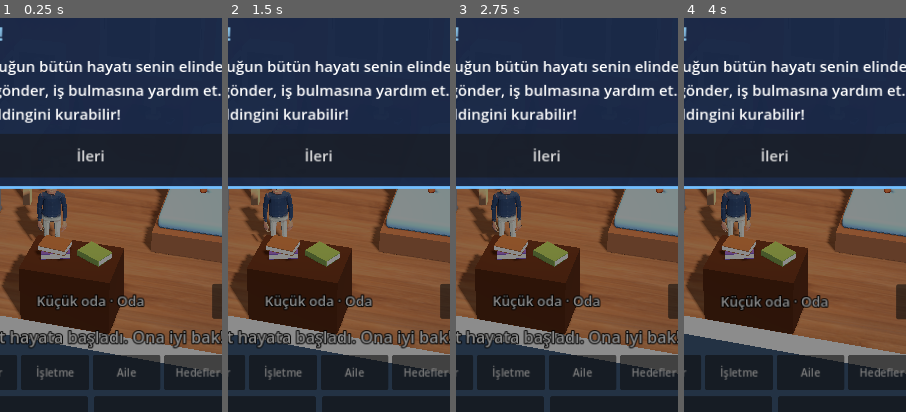
Above: before the commit, frames 1-4 (left to right).
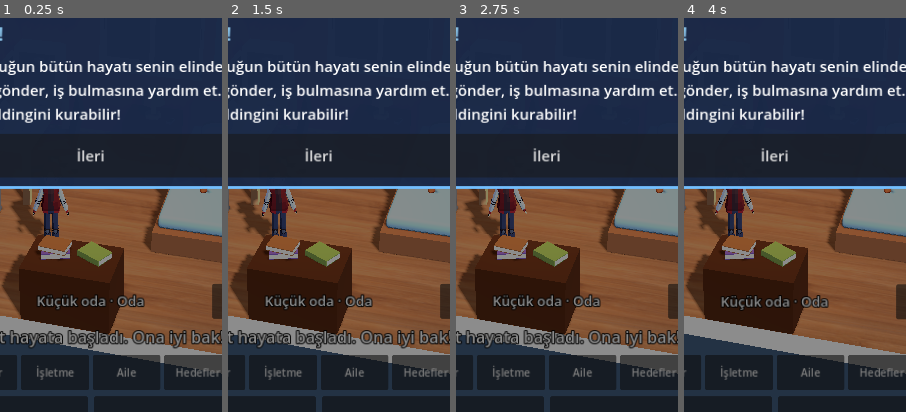
Above: after the commit, the same moments.

Repository: ismetcabbar9-oss/Dilenci
Game: Godot game, scene res://scenes/main.tscn
The game is run twice, just before and just after one commit, with the same random seed, the same clock (stepped at 60 frames per second) and the same inputs.
Inputs:
- Up to frame 1 (0.25 s): no input
- Up to frame 2 (1.5 s): click "Oyna" at 0.5 s; click "Oyna" at 1.25 s
- Up to frame 3 (2.75 s): click "II" at 2 s
- Up to frame 4 (4 s): click "1x" at 2.75 s; click "3x" at 3.5 s
The pictures show only the part of the screen within x 30-80%, y 38-88%; the shares and areas given below are measured in that part.

The runs differ from the first frame. In frame 1, 1.6% of the frame differs, in the area x 4-32%, y 43-57%; in frame 2, 1.7%; in frame 3, 1.8%, in the area x 3-32%, y 43-57%; in frame 4, 1.7%.

Commit message:
Görsellik: çocuk modelleri (12 yaşa kadar, kollar T-pozundan indirildi), okul ve işyeri sahneleri (karakter gidip döner), lüks varlıkların sergilendiği bahçe (araba, tekne, yazlık, yat, jet, ada), kısa aralarda dönüş kartı gösterilmez, krediler
Co-Authored-By: Claude Opus 5.5 <noreply@anthropic.com>
Claude-Session: https://claude.ai/code/session_01Njhua5HdieXmhM4secDQqv

Diff:
--- a/scripts/character.gd
+++ b/scripts/character.gd
@@ -8,7 +8,10 @@
 const MODELS := {
 	"male": "res://assets/models/characters/man.glb",
 	"female": "res://assets/models/characters/woman.glb",
+	"kid_male": "res://assets/models/kids/kid_boy.glb",
+	"kid_female": "res://assets/models/kids/kid_girl.glb",
 }
+const KID_MODEL_MAX_AGE := 12.0  # Bu yaşa kadar çocuk modeli
 const ADULT_HEIGHT := 1.75
 
 ## true: oyuncunun karakteri (GameState'i izler). false: aile üyesi (setup ile ayarlanır).
@@ -29,6 +32,7 @@
 var _head_scale := 1.0
 var _leg_scale := 1.0
 var _leg_bones: Array[int] = []
+var _arm_bones: Array[int] = []   # T-pozundaki çocuk modellerinin kolları indirilir
 var _hip_height := 0.9
 var _idle_anim := ""
 var _walk_anim := ""
@@ -63,8 +67,9 @@
 	if follow_player:
 		age_years = GameState.get_age_years()
 		gender = GameState.person.get("gender", "male")
-	if gender != _model_gender:
-		_load_model()
+	var model_key := ("kid_" + gender) if age_years < KID_MODEL_MAX_AGE else gender
+	if model_key != _model_gender:
+		_load_model(model_key)
 	var age := age_years
 	# Boy: 6 yaşta ~%60, 18 yaşta %100
 	_target_scale = clampf(0.3 + age * 0.04, 0.35, 1.0)
@@ -72,24 +77,39 @@
 		_target_scale -= minf((age - 60.0) * 0.003, 0.06)  # yaşlılıkta hafif kısalma
 	# Çocukken kafa gövdeye göre daha büyük
 	var growth := clampf((age - 2.0) / 15.0, 0.0, 1.0)
-	_head_scale = lerpf(1.55, 1.0, growth)
-	_leg_scale = lerpf(0.78, 1.0, growth)
-
-
-func _load_model() -> void:
+	if _model_gender.begins_with("kid_"):
+		# Çocuk modelinin oranları zaten çocuksu
+		_head_scale = 1.08
+		_leg_scale = 1.0
+	else:
+		_head_scale = lerpf(1.55, 1.0, growth)
+		_leg_scale = lerpf(0.78, 1.0, growth)
+
+
+func _load_model(model_key: String) -> void:
 	if _model:
 		_model.queue_free()
-	_model_gender = gender
+	_model_gender = model_key
 	_anim = null
 	_skeleton = null
 	_head_bone = -1
 	_spine_bone = -1
 	_leg_bones.clear()
+	_arm_bones.clear()
 	_idle_anim = ""
 	_walk_anim = ""
-	var scene: PackedScene = load(MODELS.get(gender, MODELS.male))
+	var scene: PackedScene = load(MODELS.get(model_key, MODELS.male))
 	_model = scene.instantiate()
 	_body_root.add_child(_model)
+
+	# Işıksız (unlit) gelen malzemeleri gece-gündüz ışığından etkilenecek hale getir
+	for mi in _model.find_children("*", "MeshInstance3D", true, false):
+		var mesh: Mesh = (mi as MeshInstance3D).mesh
+		for si in mesh.get_surface_count():
+			var m := mesh.surface_get_material(si) as BaseMaterial3D
+			if m and m.shading_mode == BaseMaterial3D.SHADING_MODE_UNSHADED:
+				m.shading_mode = BaseMaterial3D.SHADING_MODE_PER_PIXEL
+				m.roughness = 0.9
 
 	_skeleton = _find(_model, "Skeleton3D") as Skeleton3D
 	if _skeleton:
@@ -101,6 +121,8 @@
 				_spine_bone = i
 			if n.contains("thigh") or n.contains("upleg"):
 				_leg_bones.append(i)
+			if model_key.begins_with("kid_") and (n.contains("leftarm") or n.contains("rightarm")):
+				_arm_bones.append(i)
 
 	# Boyu normalize et: kafa kemiği yüksekliği ≈ boyun %87'si.
 	# (Skinned mesh kutuları iskelet dönüşümünü yansıtmadığı için kemikten ölçülüyor.)
@@ -208,6 +230,11 @@
 	# Çocukken bacaklar kısa; model yere değsin diye aşağı kaydırılır
 	for b in _leg_bones:
 		_skeleton.set_bone_pose_scale(b, Vector3.ONE * _leg_scale)
+	# Kolları T-pozundan indir, hafifçe salla
+	for b in _arm_bones:
+		var rest := _skeleton.get_bone_rest(b).basis.get_rotation_quaternion()
+		var swing := sin(_time * (6.0 if _moving else 1.3)) * (0.35 if _moving else 0.04)
+		_skeleton.set_bone_pose_rotation(b, rest * Quaternion(Vector3(1, 0, 0), 1.25 + swing))
 	_model.position.y = -_hip_height * (1.0 - _leg_scale)
 	if _anim == null and _spine_bone >= 0:
 		var rest := _skeleton.get_bone_rest(_spine_bone).basis.get_rotation_quaternion()
--- a/scripts/game_state.gd
+++ b/scripts/game_state.gd
@@ -1023,7 +1023,8 @@
 		text += " Para: %+d." % (money - money_before)
 	if int(get_age_years()) > int(age_before):
 		text += " Bir yaş büyüdü!"
-	offline_summary.emit.call_deferred(text)
+	if game_min >= 60.0:  # Kısa aralarda kart gösterme
+		offline_summary.emit.call_deferred(text)
 
 
 ## Oyuncu yokken: acıkınca evde yer, gece veya yorgunken uyur.
--- a/scripts/home.gd
+++ b/scripts/home.gd
@@ -13,6 +13,7 @@
 const ROOM_NAMES := {
 	"small": "Oda", "kitchen": "Mutfak", "living": "Oturma odası", "bedroom": "Yatak odası",
 	"bathroom": "Banyo", "study": "Çalışma odası", "gym": "Spor odası", "cinema": "Hobi odası",
+	"garden": "Bahçe", "school": "Okul", "office": "İşyeri",
 }
 # Hangi eylem hangi odada yapılır (ilk bulunan oda kullanılır)
 const ACTION_ROOMS := {
@@ -27,28 +28,139 @@
 	"social": ["cinema", "living", "small"],
 	"date": ["cinema", "living", "small"],
 }
+const PLACES := {
+	"school": {"path": "res://assets/models/places/school.glb", "x": -40.0, "yaw": 0.0, "name": "Okul", "spot": Vector3(0.3, 0, 1.0)},
+	"office": {"path": "res://assets/models/places/office.glb", "x": -52.0, "yaw": PI, "name": "İşyeri", "spot": Vector3(-0.7, 0, 1.4)},
+}
+# Bahçede sergilenen lüks varlıklar: model, sahnedeki yuva (bahçe merkezine göre), en büyük boyut
+const LUXURY_MODELS := {
+	"car": {"path": "res://assets/models/luxury/cars.glb", "slot": Vector3(-1.1, 0, 0.75), "size": 1.25, "keep": "Sedan"},
+	"boat": {"path": "res://assets/models/luxury/boat.glb", "slot": Vector3(0.05, 0, 0.8), "size": 1.1},
+	"summer_house": {"path": "res://assets/models/luxury/summer_house.glb", "slot": Vector3(-1.1, 0, -0.85), "size": 1.2},
+	"yacht": {"path": "res://assets/models/luxury/yacht.glb", "slot": Vector3(1.15, 0, 0.75), "size": 1.25},
+	"jet": {"path": "res://assets/models/luxury/jet.glb", "slot": Vector3(0.05, 0, -0.75), "size": 1.2},
+	"island": {"path": "res://assets/models/luxury/island.glb", "slot": Vector3(1.05, 0.55, -0.8), "scale": 0.024},
+}
 const ROOM_SPACING := 3.75
 const FLOOR_Y := 0.0
 
 ## [{id, center: Vector3, size: Vector3, bed: Vector3 (yoksa INF)}]
 var rooms: Array = []
 var built_level := -1
+var built_key := ""
+var places := {}          # id -> {center: Vector3}
 var _instance: Node3D
-
-
-func build(level: int) -> void:
-	if level == built_level:
+var _garden: Node3D
+
+
+func build(level: int, luxury: Array = []) -> void:
+	var key := "%d|%s" % [level, ",".join(luxury)]
+	if key == built_key:
 		return
+	built_key = key
 	built_level = level
 	if _instance:
 		_instance.queue_free()
 		_instance = null
+	if _garden:
+		_garden.queue_free()
+		_garden = null
 	rooms.clear()
 	var ids: Array = GameState.HOMES[level].rooms
 	if ids.has("small"):
 		_build_small()
 	else:
 		_build_house(ids)
+	if not luxury.is_empty():
+		_build_garden(luxury)
+	if places.is_empty():
+		_build_places()
+
+
+## Okul ve işyeri: evden uzakta, karakter oraya "gider".
+func _build_places() -> void:
+	for id in PLACES:
+		var p: Dictionary = PLACES[id]
+		var n: Node3D = load(p.path).instantiate()
+		add_child(n)
+		n.rotation.y = p.yaw
+		var box := _aabb(n)
+		n.scale = Vector3.ONE * (3.9 / maxf(maxf(box.size.x, box.size.z), 0.01))
+		box = _aabb(n)
+		n.global_position += Vector3(p.x - box.get_center().x, FLOOR_Y - box.position.y, -box.get_center().z)
+		places[id] = {"id": id, "center": Vector3(p.x, FLOOR_Y, 0.0)}
+
+
+## Bahçe: çimen, çit ve sahip olunan lüks varlıkların minyatürleri.
+func _build_garden(luxury: Array) -> void:
+	_garden = Node3D.new()
+	add_child(_garden)
+	var last: Dictionary = rooms.back()
+	var c := Vector3(last.center.x + ROOM_SPACING, FLOOR_Y, last.center.z)
+	_garden_box(Vector3(3.6, 0.12, 3.6), c + Vector3(0, -0.06, 0), Color(0.42, 0.7, 0.32))
+	for i in 7:  # arka ve sağ çit
+		_garden_box(Vector3(0.08, 0.6, 0.08), c + Vector3(-1.75 + i * 0.58, 0.3, -1.75), Color(0.95, 0.95, 0.9))
+		_garden_box(Vector3(0.08, 0.6, 0.08), c + Vector3(1.75, 0.3, -1.75 + i * 0.58), Color(0.95, 0.95, 0.9))
+	_garden_box(Vector3(3.6, 0.07, 0.05), c + Vector3(0, 0.45, -1.75), Color(0.95, 0.95, 0.9))
+	_garden_box(Vector3(0.05, 0.07, 3.6), c + Vector3(1.75, 0.45, 0), Color(0.95, 0.95, 0.9))
+	for id in luxury:
+		if not LUXURY_MODELS.has(id):
+			continue
+		var d: Dictionary = LUXURY_MODELS[id]
+		var n: Node3D = load(d.path).instantiate()
+		_garden.add_child(n)
+		if d.has("keep"):
+			for child in n.find_children("SHTV_Prefab_*", "Node3D", true, false):
+				child.visible = String(child.name).contains(d.keep)
+		_fix_vertex_colors(n)
+		if d.has("scale"):
+			# Kutusu yanıltıcı modeller (ör. ada: uzak bulutlar/şelale): orijine göre yerleştir
+			n.scale = Vector3.ONE * float(d.scale)
+			n.rotation.y = 0.6
+			n.global_position = c + d.slot
+			continue
+		var box := _aabb(n)
+		n.scale = Vector3.ONE * (float(d.size) / maxf(maxf(box.size.x, box.size.z), 0.01))
+		n.rotation.y = 0.6
+		box = _aabb(n)
+		var target: Vector3 = c + d.slot
+		n.global_position += Vector3(target.x - box.get_center().x, target.y + FLOOR_Y - box.position.y, target.z - box.get_center().z)
+	rooms.append({"id": "garden", "center": c, "size": Vector3(3.6, 1, 3.6), "bed": Vector3.INF, "bed_yaw": 0.0})
+
+
+func _garden_box(size: Vector3, pos: Vector3, color: Color) -> void:
+	var mi := MeshInstance3D.new()
+	var m := BoxMesh.new()
+	m.size = size
+	mi.mesh = m
+	var mat := StandardMaterial3D.new()
+	mat.albedo_color = color
+	mat.roughness = 0.95
+	mi.material_override = mat
+	mi.position = pos
+	_garden.add_child(mi)
+
+
+## Köşe rengi (vertex color) kullanan modellerde rengi görünür yap.
+static func _fix_vertex_colors(root: Node) -> void:
+	for mi in root.find_children("*", "MeshInstance3D", true, false):
+		var mesh: Mesh = (mi as MeshInstance3D).mesh
+		for si in mesh.get_surface_count():
+			var arrays := mesh.surface_get_arrays(si) if mesh is ArrayMesh else []
+			if arrays.is_empty():
+				continue
+			var col = arrays[Mesh.ARRAY_COLOR]
+			if col == null or col.size() == 0:
+				continue
+			var m := mesh.surface_get_material(si) as BaseMaterial3D
+			if m:
+				m.vertex_color_use_as_albedo = true
+
+
+func place_spot(id: String) -> Vector3:
+	if not places.has(id):
+		return Vector3.ZERO
+	return places[id].center + PLACES[id].spot
 
 
 func _build_small() -> void:
--- a/scripts/main.gd
+++ b/scripts/main.gd
@@ -42,6 +42,9 @@
 var guide: Node
 var _guide_targets := {}    # Oyuncu oklarla gezerken kamerayı karaktere bağlama
 var _was_sleeping := false
+var _away_place := ""        # "school" / "office": karakter evin dışında
+var _away_timer := 0.0
+var _away_return_kind := ""
 
 # Eylem sekmeleri: [sekme adı, [[buton, callable], ...]]
 var tabs: Array = []
@@ -84,10 +87,20 @@
 		character.rotation.y = lerp_angle(character.rotation.y, face, clampf(delta * 6.0, 0.0, 1.0))
 	character.position.y = lerpf(character.position.y, _char_target.y, clampf(delta * 5.0, 0.0, 1.0))
 
-	# Kamera odayı takip eder
+	# Okul / işyeri ziyareti bitince eve dön
+	if _away_place != "":
+		_away_timer -= delta
+		if _away_timer <= 0.0:
+			_return_home()
+
+	# Kamera odayı (veya dışarıdaki mekânı) takip eder
 	if not _manual_focus:
 		_focus_room = _char_room
-	if not home.rooms.is_empty():
+	if _away_place != "" and not _manual_focus:
+		var pc: Vector3 = home.places[_away_place].center
+		camera.position = camera.position.lerp(pc + CAM_OFFSET, clampf(delta * 4.0, 0.0, 1.0))
+		camera.look_at(camera.position - CAM_OFFSET + CAM_LOOK)
+	elif not home.rooms.is_empty():
 		var c: Vector3 = home.rooms[clampi(_focus_room, 0, home.rooms.size() - 1)].center
 		var desired := c + CAM_OFFSET
 		camera.position = camera.position.lerp(desired, clampf(delta * 3.0, 0.0, 1.0))
@@ -144,8 +157,12 @@
 	add_child(family_root)
 
 
+func _home_key() -> String:
+	return "%d|%s" % [GameState.home_level, ",".join(Goals.owned_luxury())]
+
+
 func _rebuild_home() -> void:
-	home.build(GameState.home_level)
+	home.build(GameState.home_level, Goals.owned_luxury().duplicate())
 	_family_signature = ""
 	_refresh_family()
 	var r: Dictionary = home.room_for_action("sleep" if GameState.sleeping else "idle")
@@ -169,7 +186,7 @@
 
 
 func _on_state_changed() -> void:
-	if home.built_level != GameState.home_level:
+	if home.built_key != _home_key():
 		_rebuild_home()
 		return
 	_refresh_family()
@@ -183,12 +200,39 @@
 
 
 func _on_acted(kind: String) -> void:
+	if kind in ["study", "work", "manage"]:
+		# Okula / işe gider: birkaç saniye orada görünür
+		_away_place = "school" if kind == "study" else "office"
+		_away_timer = 3.0
+		_away_return_kind = "idle"
+		_manual_focus = false
+		character.position = home.place_spot(_away_place)
+		_char_target = character.position
+		character.play_action(kind)
+		character.set_moving(false)
+		room_label.text = "%s · %s" % [home.ROOM_NAMES[_away_place], GameState.person.name]
+		return
+	_return_home_now()
 	var r: Dictionary = home.room_for_action(kind)
 	_char_room = home.room_index(r.id)
 	_char_target = home.stand_spot(r)
 	_manual_focus = false
 	character.play_action(kind)
 	_update_room_label()
+
+
+func _return_home() -> void:
+	_return_home_now()
+	var r: Dictionary = home.room_for_action("sleep" if GameState.sleeping else _away_return_kind)
+	_char_room = home.room_index(r.id)
+	_char_target = _spot_for_current_state()
+	character.position = _char_target
+	_update_room_label()
+
+
+func _return_home_now() -> void:
+	_away_place = ""
+	_away_timer = 0.0
 
 
 func _browse_room(step: int) -> void:
@@ -441,7 +485,7 @@
 		c.toggled.connect(item[2])
 		box.add_child(c)
 	var cr := _label(18)
-	cr.text = "Müzik: Kistol · Ses: Kenney, MintoDog (CC0)\n3D: Agor_, Stas_SayHallo, IsaacTheMaverick, Brynnnnn (CC BY 4.0)"
+	cr.text = "Müzik: Kistol · Ses: Kenney, MintoDog (CC0)\n3D (CC BY 4.0): Agor_, Stas_SayHallo, IsaacTheMaverick, Brynnnnn, micaelsampaio, MaX3Dd, thcyrax, tselikov.viktor, Mrelectro09, MarkoJantti, antonmoek, vladicom08, medraphc"
 	cr.autowrap_mode = TextServer.AUTOWRAP_WORD_SMART
 	cr.custom_minimum_size.x = 420
 	box.add_child(cr)
--- a/tools/screenshot.gd
+++ b/tools/screenshot.gd
@@ -73,6 +73,7 @@
 		if a.begins_with("act="):
 			var gs = root.get_node("GameState")
 			gs.acted.emit(a.substr(4))
+			main._away_timer = 1000.0  # Ekran görüntüsü için mekânda kal
 		if a == "sleep":
 			root.get_node("GameState").sleeping = true
 			root.get_node("GameState").changed.emit()
@@ -106,6 +107,11 @@
 			go.buy_luxury("car")
 			go.buy_luxury("boat")
 			go.buy_luxury("summer_house")
+			if a == "rich=garden":
+				gs.money += 3000000
+				go.buy_luxury("yacht")
+				go.buy_luxury("jet")
+				go.buy_luxury("island")
 			go.fund_project("park")
 			go.fund_project("library")
 			go.check_achievements()
Binary file added: assets/models/kids/kid_boy.glb
Not shown, added: assets/models/kids/kid_boy.glb.import
Binary file added: assets/models/kids/kid_boy_0.png
Not shown, added: assets/models/kids/kid_boy_0.png.import
Binary file added: assets/models/kids/kid_girl.glb
Not shown, added: assets/models/kids/kid_girl.glb.import
Binary file added: assets/models/kids/kid_girl_0.png
Not shown, added: assets/models/kids/kid_girl_0.png.import
Binary file added: assets/models/luxury/boat.glb
Not shown, added: assets/models/luxury/boat.glb.import
Binary file added: assets/models/luxury/cars.glb
Not shown, added: assets/models/luxury/cars.glb.import
(and 33 more such lines)
